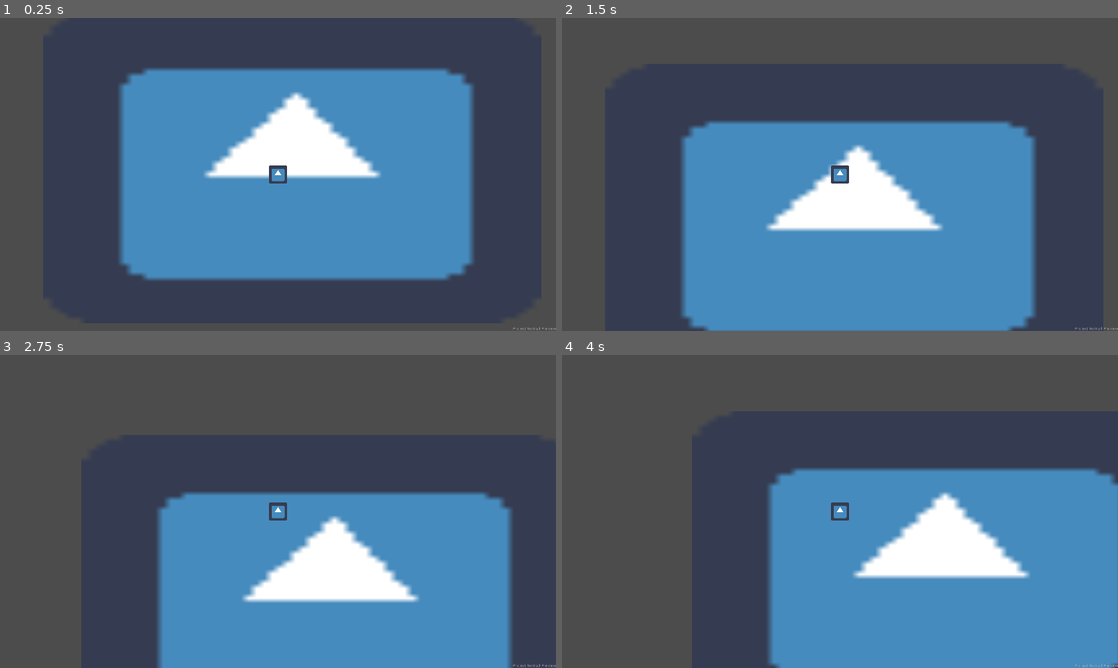
Above: before the commit, frames 1-4 (two rows, left to right).
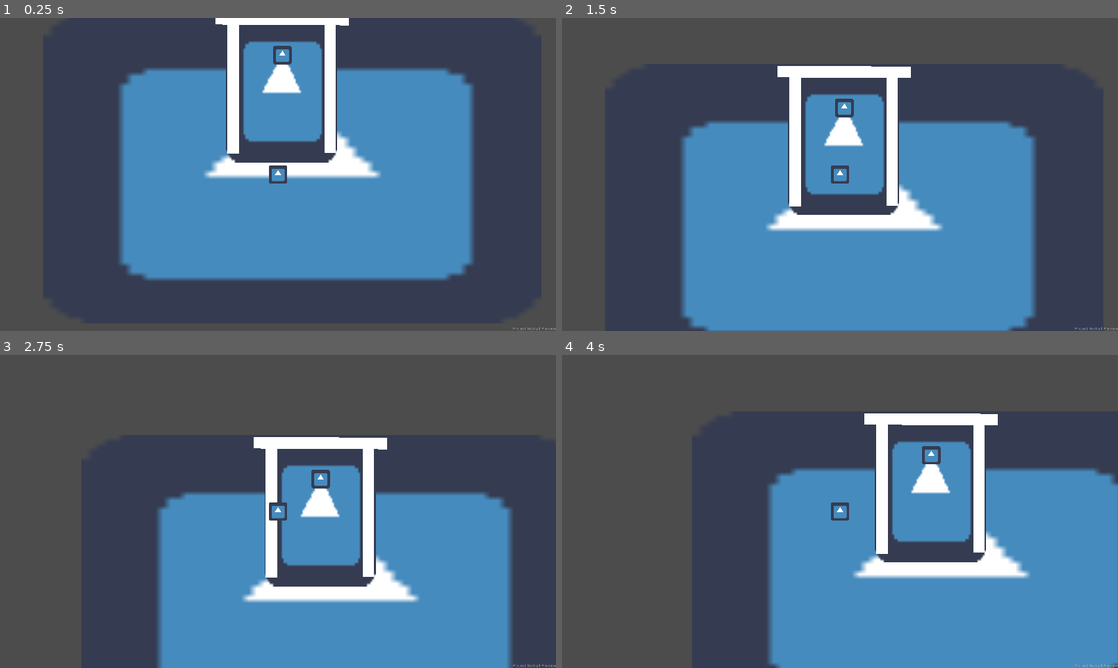
Above: after the commit, the same moments.

Repository: unSAME-Studio/ProjectNomad
Game: Godot game, scene res://scenes/Main.tscn
Two runs of this game, one before a commit and one after it. Both use one fixed random seed, a clock stepped at 60 frames per second and the inputs below. The engine's default icon, where the game draws it, is replaced by a stand-in: a white triangle on a blue panel in a dark square.
Inputs:
- Up to frame 1 (0.25 s): no input
- Up to frame 2 (1.5 s): tap Enter at 0.5 s; hold W (up) from 0.53 s (still down)
- Up to frame 3 (2.75 s): release W (up) at 2.03 s; hold A (left) from 2.03 s (still down)
- Up to frame 4 (4 s): release A (left) at 3.53 s; hold S (down) from 3.53 s (still down)

The runs differ from the first frame. In frame 1, 6.7% of the frame differs, in the area x 38-63%, y 0-47%; in frame 2, 6.8%; in frame 3, 6.9%; in frame 4, 7.0%, in the area x 54-79%, y 18-67%.

Commit message:
Vehicle control test prototype
Make sure to delete all those code, seriously

Diff:
--- a/objects/characters/Player.gd
+++ b/objects/characters/Player.gd
@@ -6,8 +6,11 @@
 export var friction = 0.01
 export var acceleration = 0.1
 
+var controlling = true
+var base = null
+
 var velocity = Vector2()
-
+var onboard = false
 
 func get_input():
 	var input = Vector2()
@@ -28,4 +31,8 @@
 		velocity = lerp(velocity, direction.normalized() * speed, acceleration)
 	else:
 		velocity = lerp(velocity, Vector2.ZERO, friction)
-	velocity = move_and_slide(velocity)
+	if(controlling):
+		velocity = move_and_slide(velocity)
+	else:
+		#position = base.position
+		pass
--- a/objects/characters/Player.tscn
+++ b/objects/characters/Player.tscn
@@ -16,6 +16,7 @@
 shape = SubResource( 1 )
 
 [node name="Camera2D" type="Camera2D" parent="."]
+rotating = true
 current = true
 
 [node name="CanvasLayer" type="CanvasLayer" parent="."]
--- /dev/null
+++ b/objects/culpit.gd
@@ -0,0 +1,25 @@
+extends Area2D
+
+
+# Declare member variables here. Examples:
+# var a = 2
+# var b = "text"
+var base = null
+
+
+# Called when the node enters the scene tree for the first time.
+func _ready():
+	base = get_parent().get_parent()
+
+
+# Called every frame. 'delta' is the elapsed time since the previous frame.
+#func _process(delta):
+#	pass
+
+
+func _on_Area2D_body_entered(body):
+	if(body.name == 'Player'):
+		body.controlling = false
+		base.controlling = true
+		base.user = body
+		body.base = base
--- /dev/null
+++ b/objects/room.tscn
@@ -0,0 +1,69 @@
+[gd_scene load_steps=5 format=2]
+
+[ext_resource path="res://icon.png" type="Texture" id=1]
+[ext_resource path="res://objects/scripts/room.gd" type="Script" id=2]
+[ext_resource path="res://objects/culpit.gd" type="Script" id=3]
+
+[sub_resource type="RectangleShape2D" id=1]
+extents = Vector2( 175.5, 247.5 )
+
+[node name="room" type="KinematicBody2D"]
+collision_layer = 4
+collision_mask = 4
+input_pickable = true
+script = ExtResource( 2 )
+
+[node name="Basecollision" type="CollisionShape2D" parent="."]
+position = Vector2( 2.5, 4.5 )
+shape = SubResource( 1 )
+
+[node name="Icon" type="Sprite" parent="."]
+position = Vector2( -2, -5 )
+scale = Vector2( 6, 8 )
+texture = ExtResource( 1 )
+
+[node name="objects" type="Node2D" parent="."]
+
+[node name="Area2D" type="Area2D" parent="objects"]
+script = ExtResource( 3 )
+
+[node name="CollisionShape2D" type="CollisionShape2D" parent="objects/Area2D"]
+position = Vector2( 0, -117 )
+scale = Vector2( 0.197772, 0.147348 )
+shape = SubResource( 1 )
+
+[node name="Icon2" type="Sprite" parent="objects/Area2D"]
+position = Vector2( 0, -119 )
+texture = ExtResource( 1 )
+
+[node name="wall" type="ColorRect" parent="objects"]
+margin_left = -190.0
+margin_top = -239.0
+margin_right = -150.0
+margin_bottom = 222.0
+rect_pivot_offset = Vector2( -234, 65 )
+
+[node name="wall2" type="ColorRect" parent="objects"]
+margin_left = 145.0
+margin_top = -243.0
+margin_right = 185.0
+margin_bottom = 218.0
+rect_pivot_offset = Vector2( -234, 65 )
+
+[node name="wall3" type="ColorRect" parent="objects"]
+margin_left = 400.0
+margin_top = -561.0
+margin_right = 440.0
+margin_bottom = -100.0
+rect_rotation = 90.3391
+rect_pivot_offset = Vector2( -234, 65 )
+
+[node name="baseshape" type="Area2D" parent="."]
+
+[node name="Basecollision2" type="CollisionShape2D" parent="baseshape"]
+position = Vector2( 2.5, 4.5 )
+shape = SubResource( 1 )
+
+[connection signal="body_entered" from="objects/Area2D" to="objects/Area2D" method="_on_Area2D_body_entered"]
+[connection signal="body_entered" from="baseshape" to="." method="_on_baseshape_body_entered"]
+[connection signal="body_exited" from="baseshape" to="." method="_on_baseshape_body_exited"]
--- /dev/null
+++ b/objects/scripts/room.gd
@@ -0,0 +1,67 @@
+# Code by https://kidscancode.org/godot_recipes/2d/topdown_movement/
+
+extends KinematicBody2D
+
+export var speed = 200
+export var friction = 0.01
+export var acceleration = 0.1
+
+var velocity = Vector2()
+var controlling = false
+var user = null
+var leave = false
+
+func get_input():
+	var input = Vector2()
+	if Input.is_action_pressed('right'):
+		input.x += 1
+	if Input.is_action_pressed('left'):
+		input.x -= 1
+	if Input.is_action_pressed('down'):
+		input.y += 1
+	if Input.is_action_pressed('up'):
+		input.y -= 1
+	return input
+
+
+func _physics_process(delta):
+	if(controlling):
+		var direction = get_input()
+
+		rotation_degrees += direction.x
+		#var direction_vector = Vector2.UP.rotated(deg2rad(rotation_degrees)).normalized()
+		direction = Vector2(0,direction.y).rotated(deg2rad(rotation_degrees)).normalized()
+		if direction.length() > 0:
+			velocity = lerp(velocity, direction * speed, acceleration)
+		else:
+			velocity = lerp(velocity, Vector2.ZERO, friction)
+
+		velocity = move_and_slide(velocity)
+
+		if Input.is_action_pressed("ui_cancel"):
+			controlling = false
+			if(user):
+				user.controlling = true
+				user.base = null
+			user = null
+			leave = false
+
+
+
+func _on_baseshape_body_entered(body):
+	if(body.name == 'Player' and body.onboard == false):
+		body.onboard = true
+		leave = true
+		var temppos = body.get_global_position()
+		body.get_parent().remove_child(body)
+		self.add_child(body)
+		body.set_global_position(temppos)
+
+
+func _on_baseshape_body_exited(body):
+	if(body.name == 'Player' and body.get_parent() == self and leave == false):
+		var temppos = body.get_global_position()
+		body.onboard = false
+		self.remove_child(body)
+		self.get_parent().add_child(body)
+		body.set_global_position(temppos)
--- /dev/null
+++ b/objects/scripts/ship.gd
@@ -0,0 +1,12 @@
+extends RigidBody2D
+
+
+
+# Called when the node enters the scene tree for the first time.
+func _ready():
+	pass # Replace with function body.
+
+
+# Called every frame. 'delta' is the elapsed time since the previous frame.
+#func _process(delta):
+#	pass
--- a/project.godot
+++ b/project.godot
@@ -50,6 +50,7 @@
 [physics]
 
 common/enable_pause_aware_picking=true
+2d/default_gravity=0
 
 [rendering]
 
--- a/scenes/Main.tscn
+++ b/scenes/Main.tscn
@@ -1,7 +1,8 @@
-[gd_scene load_steps=3 format=2]
+[gd_scene load_steps=4 format=2]
 
 [ext_resource path="res://objects/characters/Player.tscn" type="PackedScene" id=1]
 [ext_resource path="res://icon.png" type="Texture" id=2]
+[ext_resource path="res://objects/room.tscn" type="PackedScene" id=3]
 
 [node name="Main" type="Node"]
 
@@ -16,6 +17,9 @@
 scale = Vector2( 26.8906, 16.8281 )
 texture = ExtResource( 2 )
 
+[node name="room" parent="Node2D" instance=ExtResource( 3 )]
+position = Vector2( 509, -25 )
+
 [node name="Player" parent="Node2D" instance=ExtResource( 1 )]
 position = Vector2( 494, 268 )
 friction = 0.053
